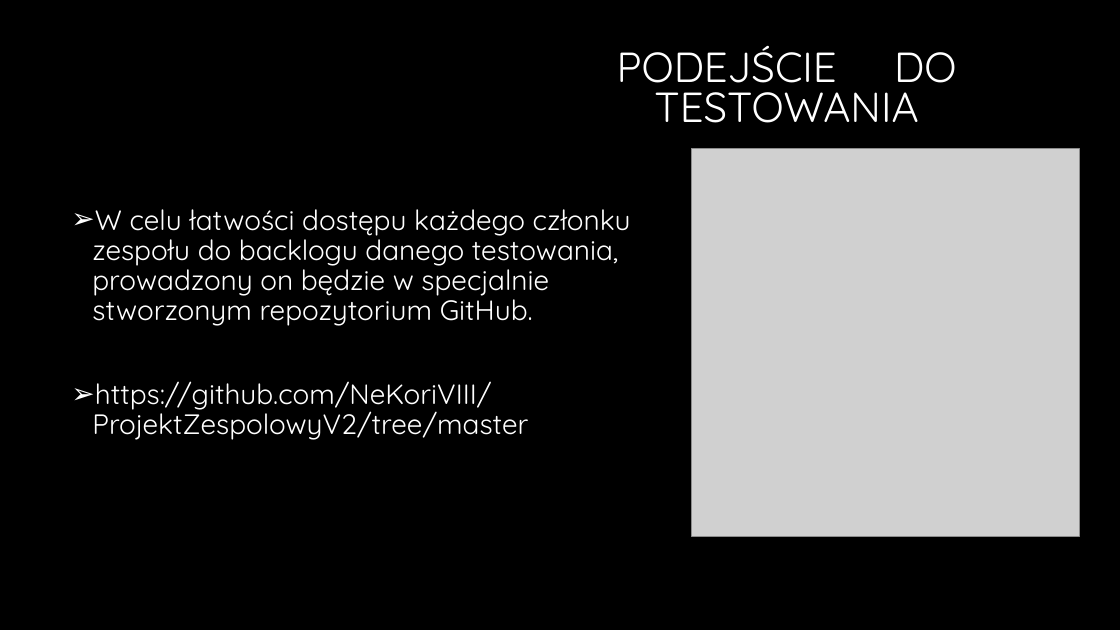
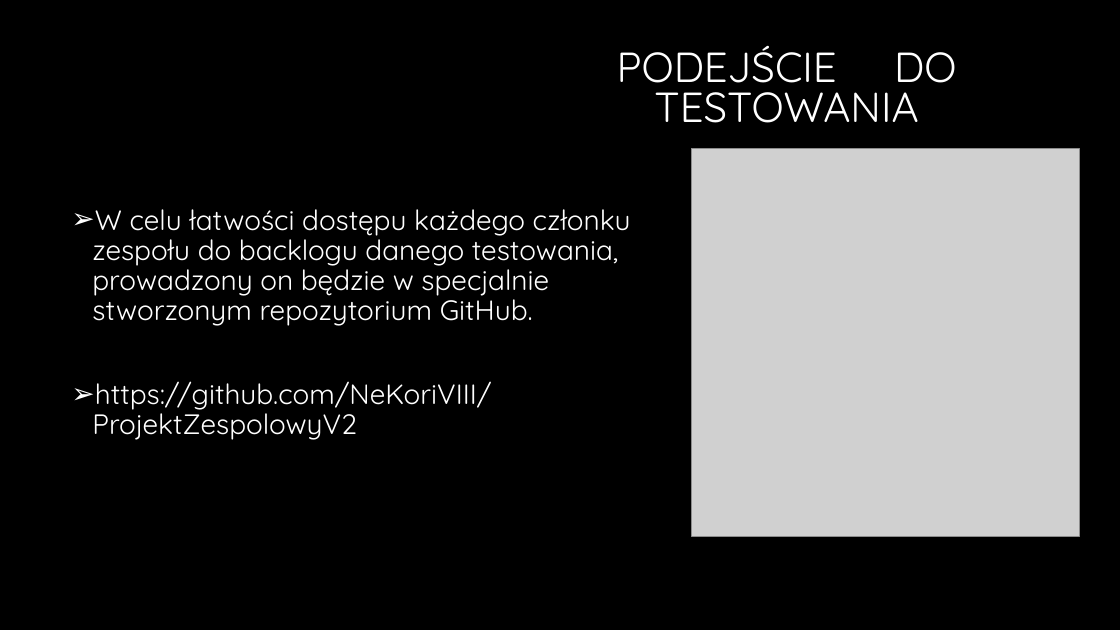
Before and after one commit to NeKoriVIII/ProjektZespolowyV2, a slide deck: slide 6 of Prezentacja_Projekt_zesolowy.pptx. Drawn at 1120x630 pixels with LibreOffice and Linux fonts; fonts in the diff are those of the drawing; grey boxes stand for pictures; background and template pictures are left out. Boxes give left, top, right and bottom in pixels: in the first picture for what was removed or moved away, otherwise in the second. Text is boxed around its words. In the diff, an @@ line names an element or a change of style, - is before the commit and + after.

Commit message:
Uzupełnienie projektu z pycharm

```diff
--- a/Prezentacja_Projekt_zesolowy.pptx
+++ b/Prezentacja_Projekt_zesolowy.pptx
@@ text at [92, 381, 492, 440]: text changed @@
-➢ https://github.com/NeKoriVIII/ProjektZespolowyV2/tree/master
+➢ https://github.com/NeKoriVIII/ProjektZespolowyV2
```
